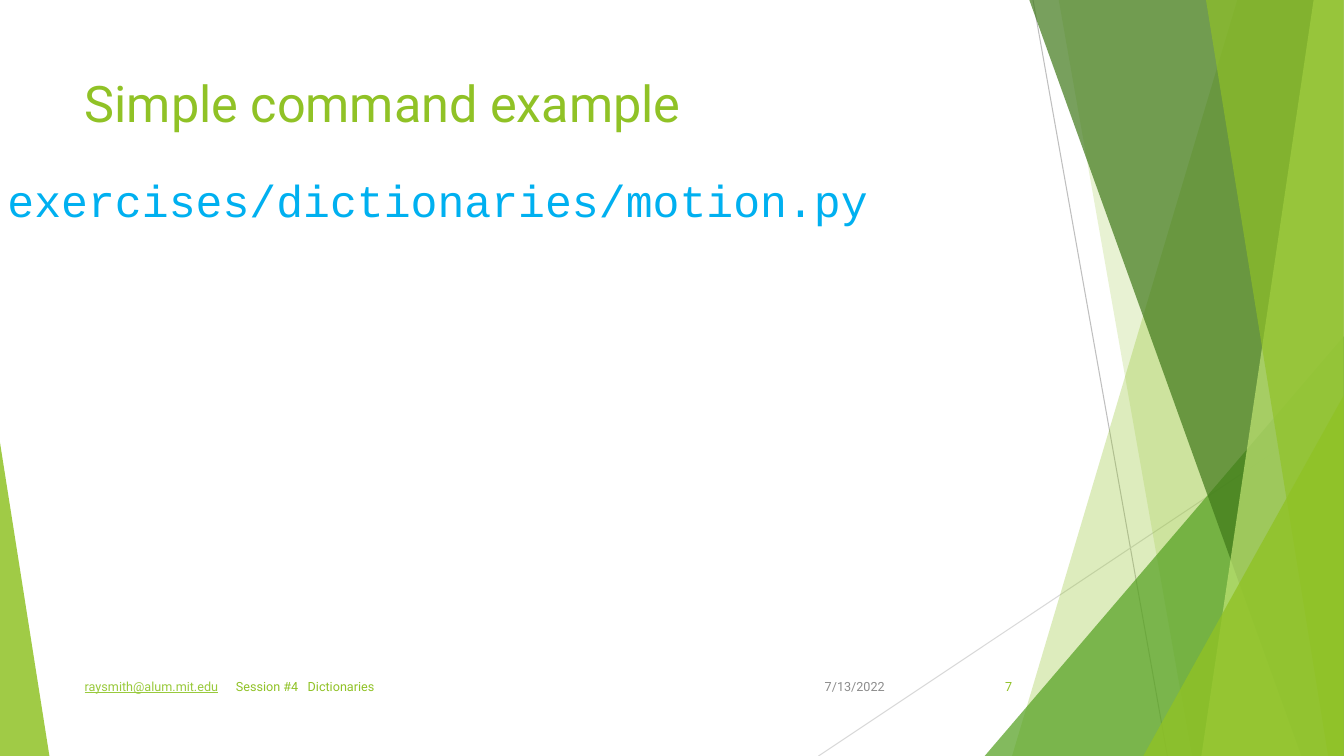
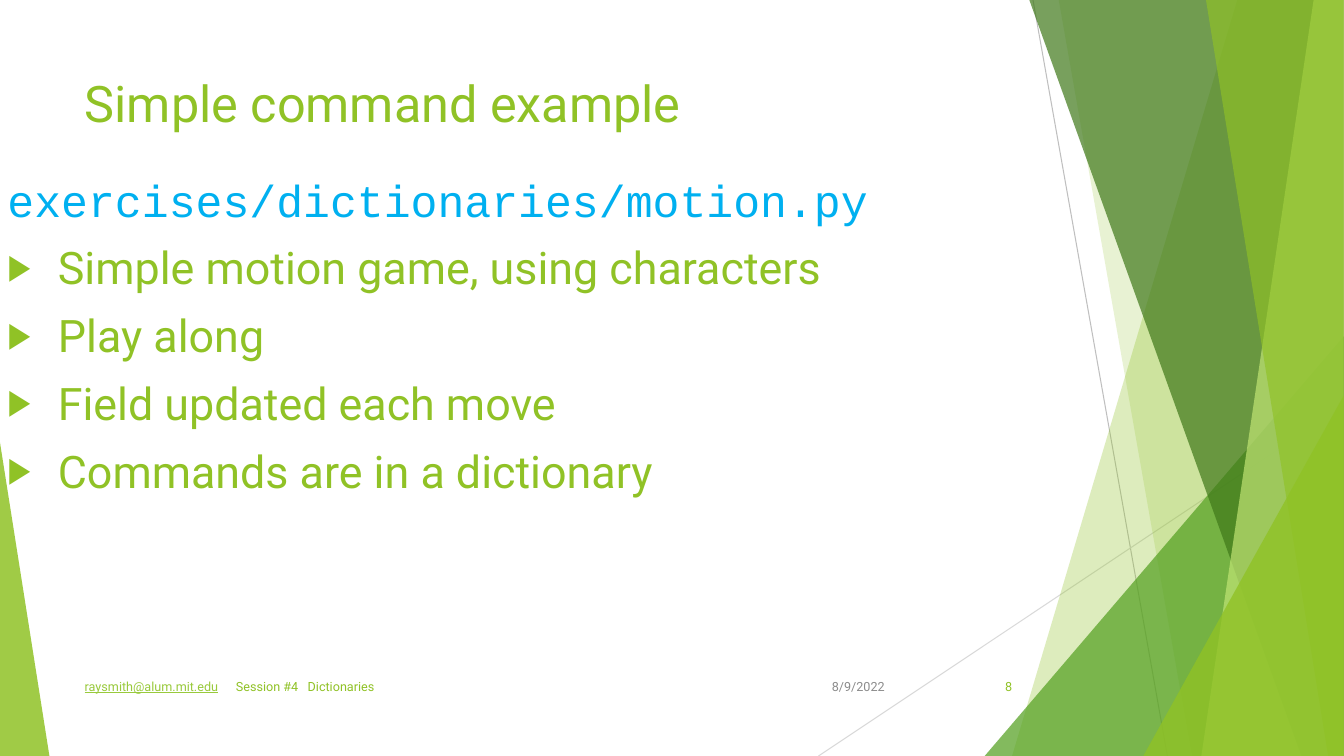
Before and after one commit to raysmith619/Introduction-To-Programming, a slide deck: slide 8 of presentation/Class_4_Dictionaries/Class_4_Dictionaries.pptx (slide 7 before the commit). Drawn at 1344x756 pixels with LibreOffice and Linux fonts; fonts in the diff are those of the drawing. Boxes give left, top, right and bottom in pixels: in the first picture for what was removed or moved away, otherwise in the second. Text is boxed around its words. In the diff, an @@ line names an element or a change of style, - is before the commit and + after.

```diff
--- a/presentation/Class_4_Dictionaries/Class_4_Dictionaries.pptx
+++ b/presentation/Class_4_Dictionaries/Class_4_Dictionaries.pptx
@@ text at [58, 250, 820, 498]: paragraphs added @@
+  ▶ Simple motion game, using characters
+  ▶ Play along
+  ▶ Field updated each move
+  ▶ Commands are in a dictionary
@@ text at [832, 682, 885, 692]: text changed @@
-7/13/2022
+8/9/2022
@@ page number at [1005, 682, 1012, 691]: text changed @@
-7
+8
```
Also in this commit, not shown: 8 other slides changed, 2 slides added, 2 other files.
